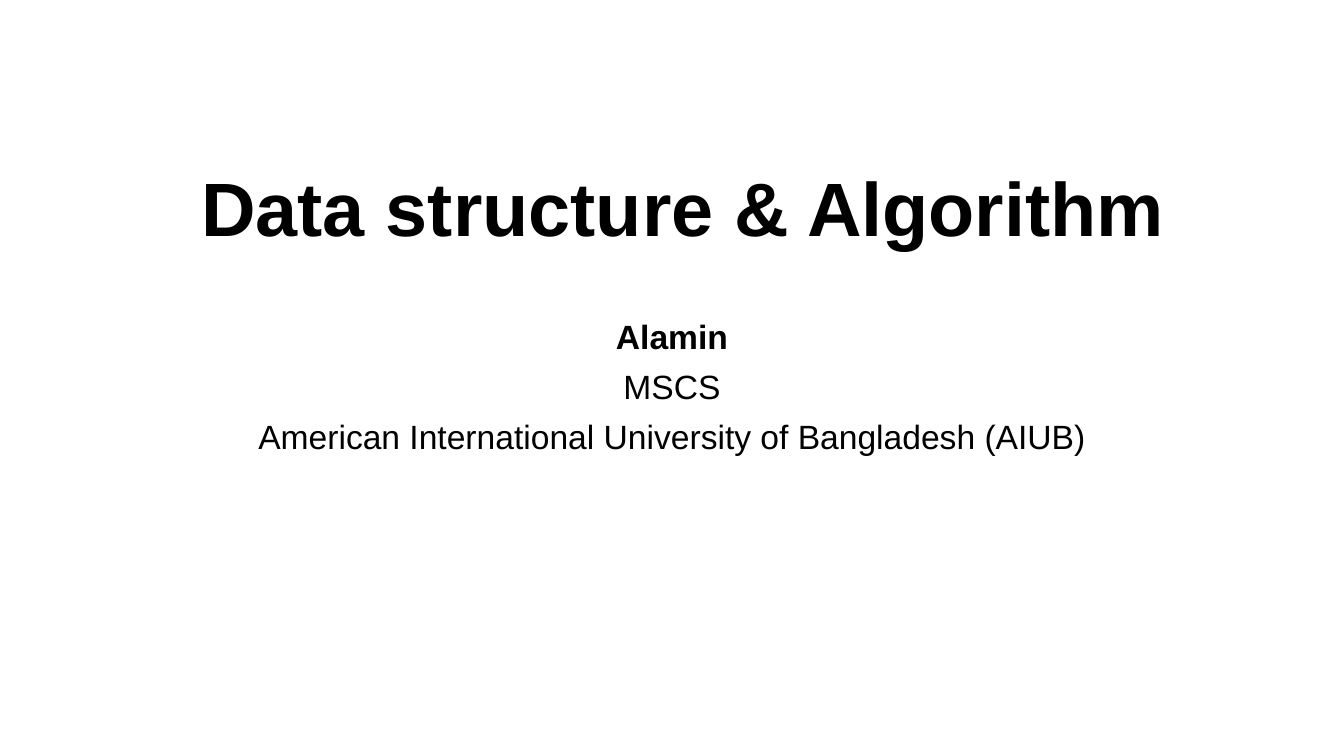
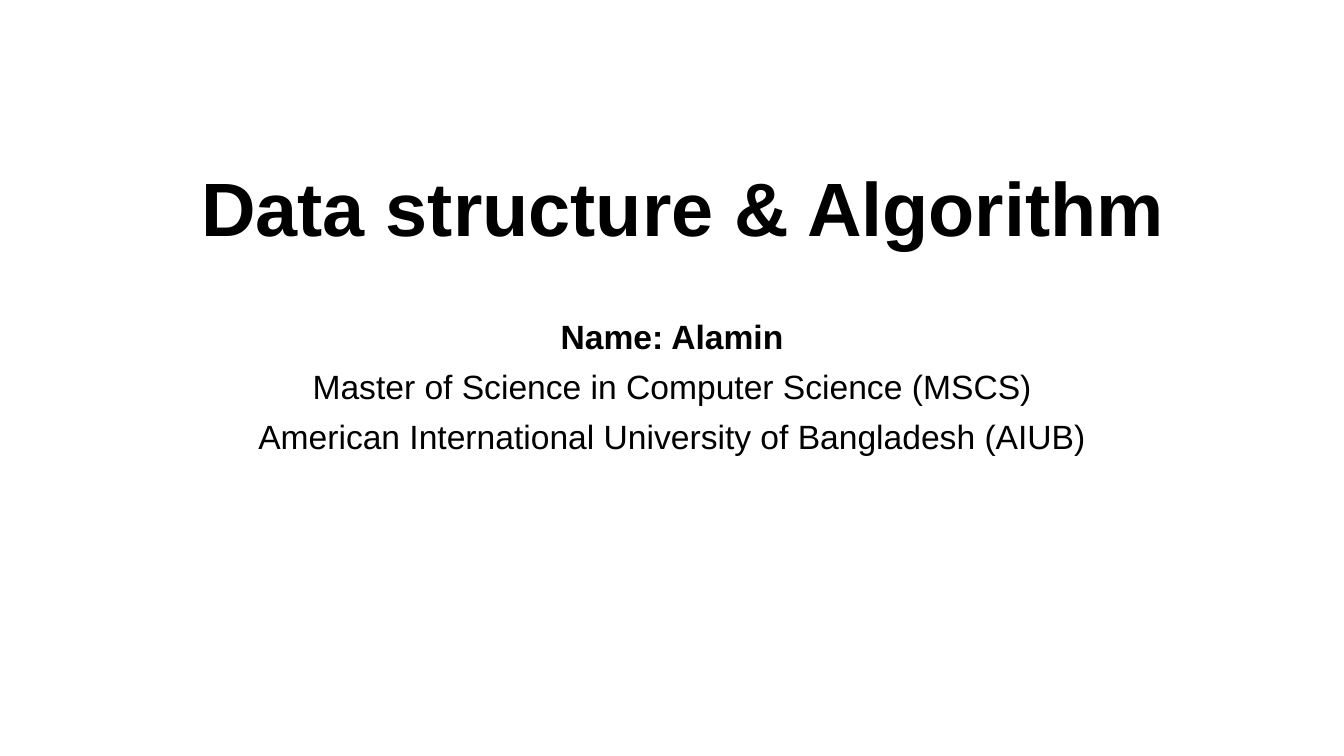
Before and after one commit to alaminbhuyan/DSA-In-Python, a slide deck: slide 1 of Data Structure & Algorithm PDF/DSA.pptx. Drawn at 1344x756 pixels with LibreOffice and Linux fonts; fonts in the diff are those of the drawing. Boxes give left, top, right and bottom in pixels: in the first picture for what was removed or moved away, otherwise in the second. Text is boxed around its words. In the diff, an @@ line names an element or a change of style, - is before the commit and + after.

```diff
--- a/Data Structure & Algorithm PDF/DSA.pptx
+++ b/Data Structure & Algorithm PDF/DSA.pptx
@@ subtitle at [313,324,1032,406]: text changed; bold off @@
-Alamin
-MSCS
+Name: Alamin
+Master of Science in Computer Science (MSCS)
```
Also in this commit, not shown: 2 other files.
